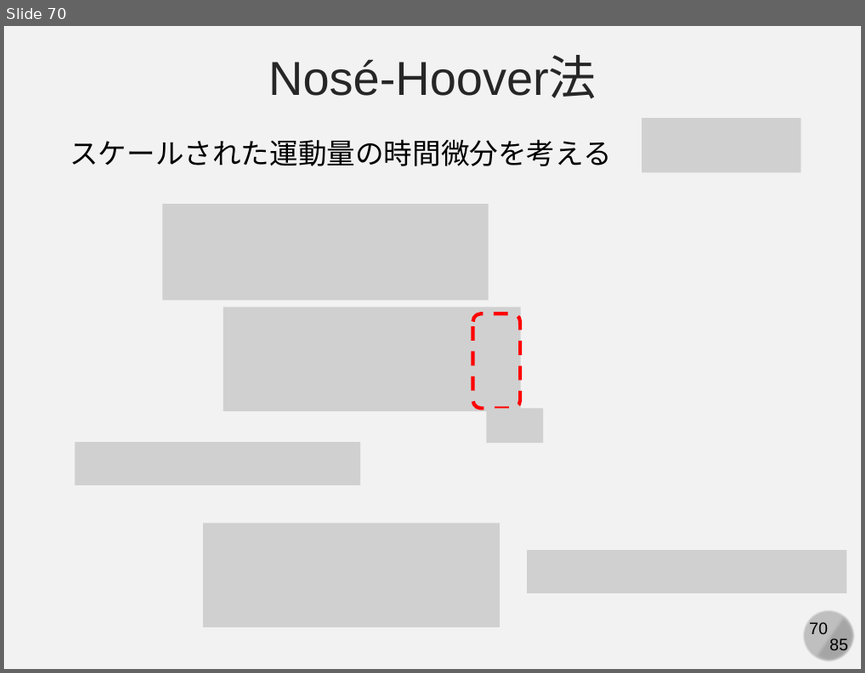
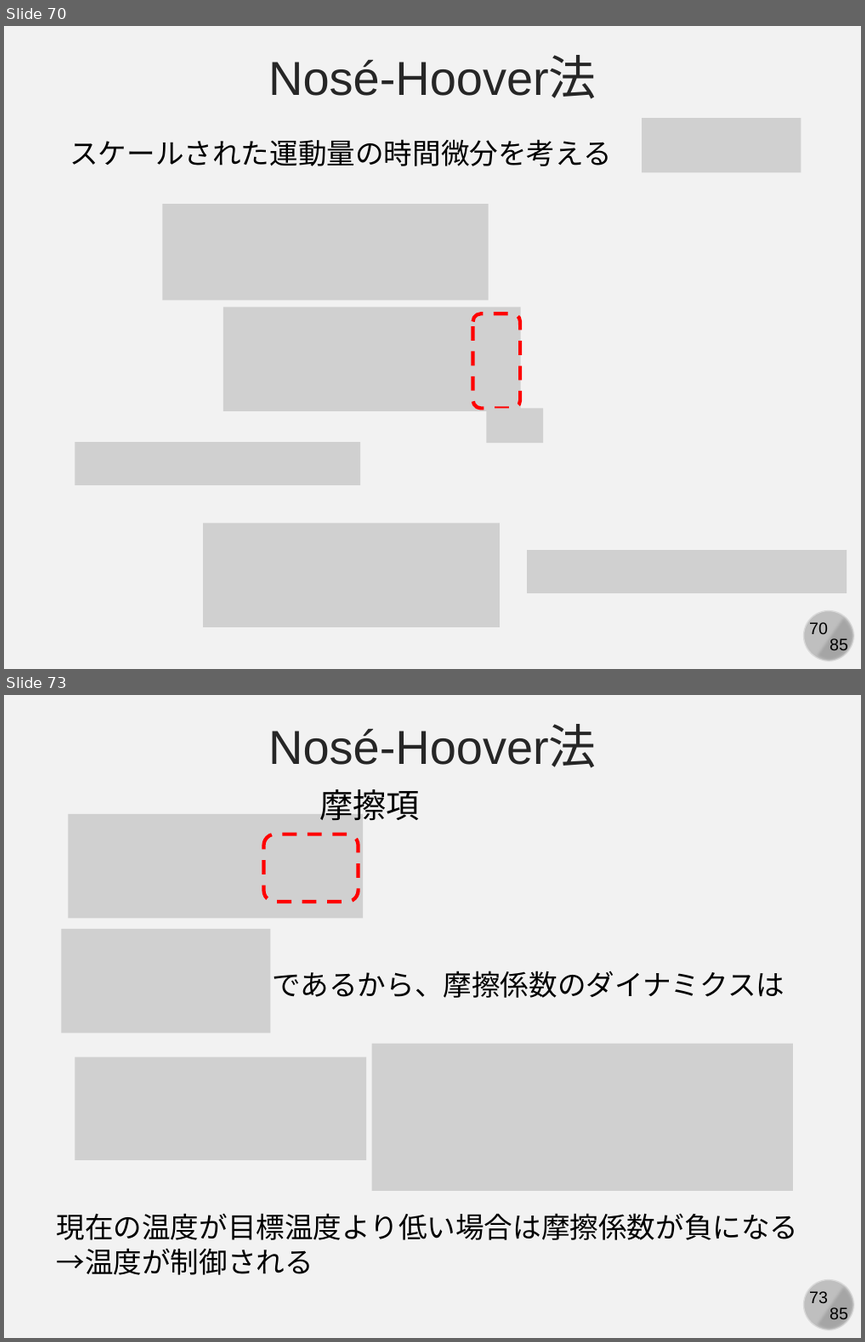
Before and after one commit to kaityo256/simulation_engineering, a slide deck: 06_md_observable/simulation06.pptx. Shown one above the other, each under a label of ours: slide 70 before the commit, slides 70 and 73 after it; the slides between them are not shown. The pictures are 865x673 and 865x1342 pixels, drawn with LibreOffice and Linux fonts; fonts in the diff are those of the drawing; grey boxes stand for pictures. Boxes give left, top, right and bottom in pixels: in the first picture for what was removed or moved away, otherwise in the second. Text is boxed around its words. In the diff, an @@ line names an element or a change of style, - is before the commit and + after.

```diff
--- a/06_md_observable/simulation06.pptx
+++ b/06_md_observable/simulation06.pptx
@@ slide 73 added at <box>4,695,861,1338</box>, background #F2F2F2; not listed: 4 template elements that a slide beside it also shows @@
@@ text added at <box>268,726,596,768</box>, 40 pt, text #262626 @@
+Nosé-Hoover法
@@ text added at <box>319,789,419,821</box>, 28 pt, text #000000 @@
+摩擦項
@@ picture added at <box>69,814,363,919</box> @@
@@ rounded rectangle added at <box>263,834,358,902</box>, outline #FF0000 3 pt dashed @@
@@ picture added at <box>62,929,270,1033</box> @@
@@ text added at <box>272,970,784,998</box>, 24 pt, text #000000 @@
+であるから、摩擦係数のダイナミクスは
@@ picture added at <box>371,1043,792,1191</box> @@
@@ picture added at <box>75,1056,366,1159</box> @@
@@ text added at <box>56,1213,798,1275</box>, 24 pt, text #000000 @@
+現在の温度が目標温度より低い場合は摩擦係数が負になる
+→温度が制御される
```
Also in this commit, not shown: 2 slides changed, 8 other slides added.
